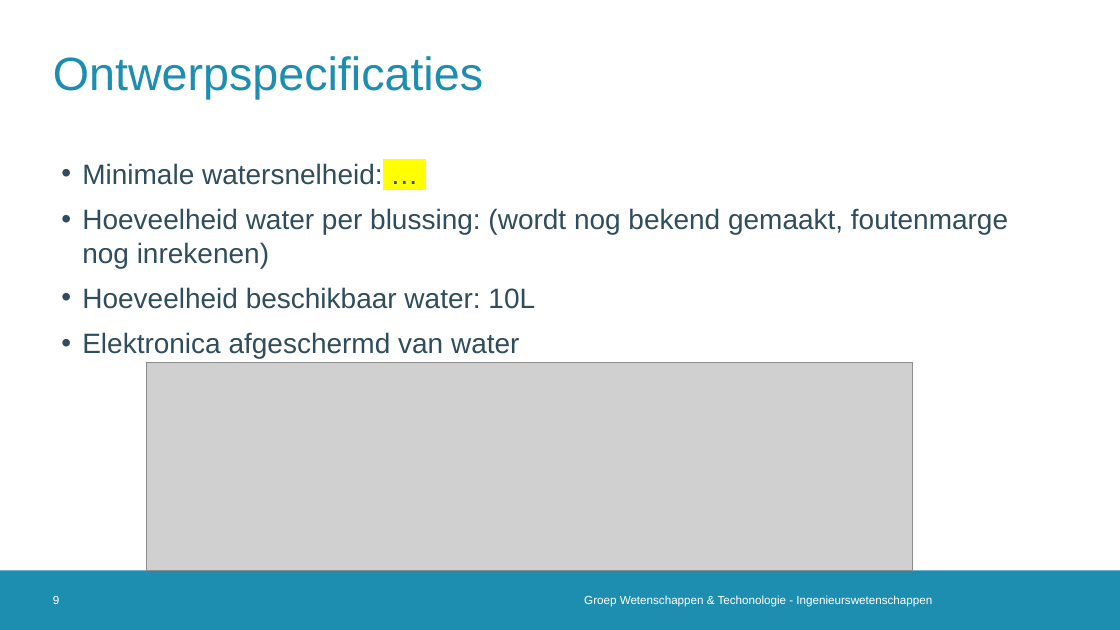
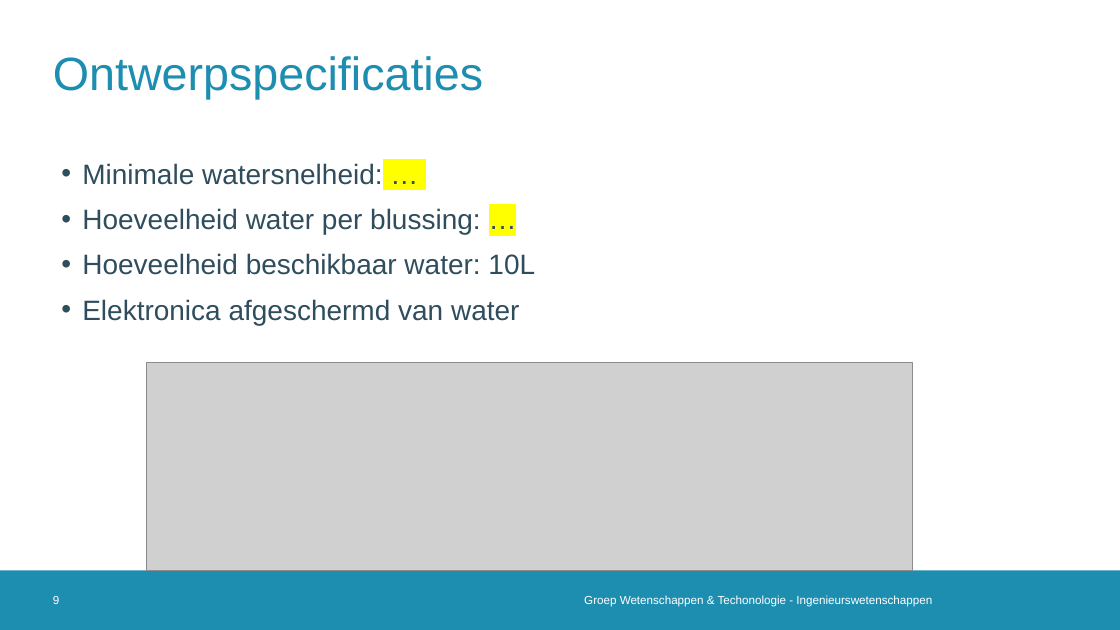
Before and after one commit to 2023-2022-KULAK-IW/2022_2023_Probleemoplossen_en_Ontwerpen_2, a slide deck: slide 9 of LATEX + ppt/Tussentijdse Presentatie .pptx. Drawn at 1120x630 pixels with LibreOffice and Linux fonts; fonts in the diff are those of the drawing; grey boxes stand for pictures; background and template pictures are left out. Boxes give left, top, right and bottom in pixels: in the first picture for what was removed or moved away, otherwise in the second. Text is boxed around its words. In the diff, an @@ line names an element or a change of style, - is before the commit and + after.

```diff
--- a/LATEX + ppt/Tussentijdse Presentatie .pptx
+++ b/LATEX + ppt/Tussentijdse Presentatie .pptx
@@ text at <box>82,208,481,234</box>: text changed @@
-• Hoeveelheid water per blussing: (wordt nog bekend gemaakt, foutenmarge nog inrekenen)
+• Hoeveelheid water per blussing: …
```
Also in this commit, not shown: 17 other slides changed, 2 slides added, 1 other file.
